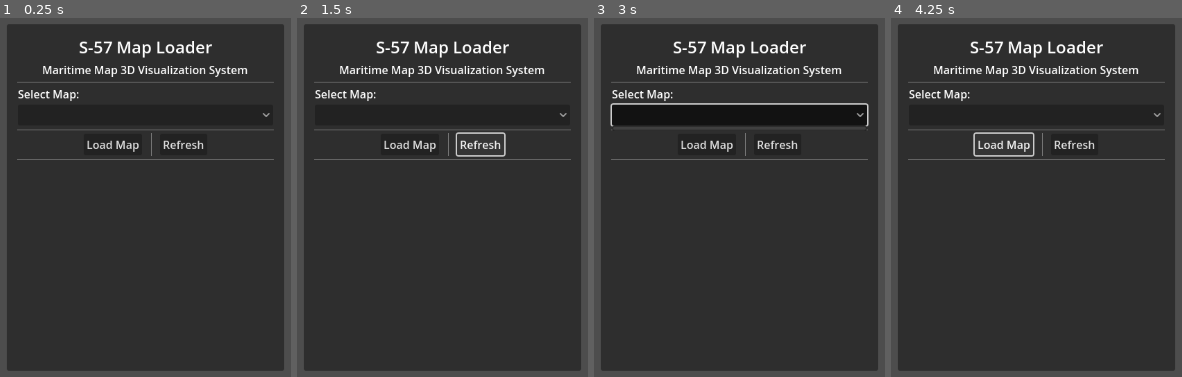
Above: before the commit, frames 1-4 (left to right).
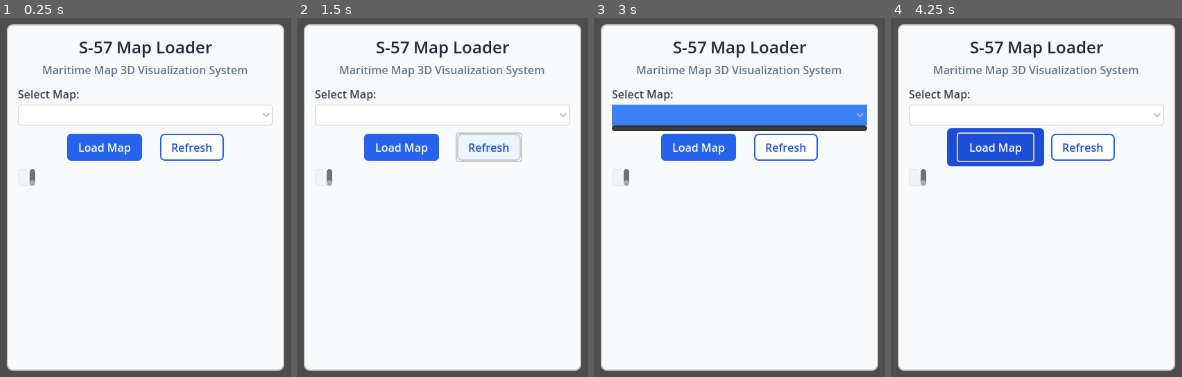
Above: after the commit, the same moments.

Repository: teakdemir/Godot_S57
Game: Godot game, scene res://scenes/WORLD/Main.tscn
Two runs of this game, one before a commit and one after it. Both use one fixed random seed, a clock stepped at 60 frames per second and the inputs below. The project has no main scene, so this scene is started directly.
Inputs (mouse positions are in pixels of both pictures, inside the frame that each line leads up to):
- Up to frame 1 (0.25 s): no input
- Up to frame 2 (1.5 s): click "Refresh" at 0.5 s; click "Refresh" at 1.25 s
- Up to frame 3 (3 s): click "Refresh" at 2 s; click (739, 114) at 2.75 s
- Up to frame 4 (4.25 s): click "Load Map" at 3.5 s

The runs differ from the first frame. In frame 1, 92% of the frame differs, in the area x 2-98%, y 1-99%; in frame 2, 92%; in frame 3, 91%; in frame 4, 92%.

Commit message:
new UI v2

Diff:
--- a/godot_s57/Scripts/WORLD_sc/UI.gd
+++ b/godot_s57/Scripts/WORLD_sc/UI.gd
@@ -1,4 +1,3 @@
-# res://scripts/WORLD_sc/UI.gd
 extends Control
 
 signal map_selected(map_id: int)
--- a/godot_s57/scenes/WORLD/UI.tscn
+++ b/godot_s57/scenes/WORLD/UI.tscn
@@ -1,8 +1,113 @@
-[gd_scene load_steps=3 format=3 uid="uid://bxy5yokaue7dw"]
+[gd_scene load_steps=13 format=3 uid="uid://bxy5yokaue7dw"]
 
 [ext_resource type="Script" uid="uid://lpr03b0pbhcq" path="res://Scripts/WORLD_sc/UI.gd" id="1_hfun2"]
 
+[sub_resource type="StyleBoxFlat" id="StyleBoxFlat_hfun2"]
+bg_color = Color(0.972549, 0.980392, 0.988235, 1)
+border_width_left = 2
+border_width_top = 2
+border_width_right = 2
+border_width_bottom = 2
+corner_radius_top_left = 8
+corner_radius_top_right = 8
+corner_radius_bottom_right = 8
+corner_radius_bottom_left = 8
+
 [sub_resource type="Theme" id="Theme_hfun2"]
+
+[sub_resource type="StyleBoxFlat" id="StyleBoxFlat_0xted"]
+bg_color = Color(0.898039, 0.905882, 0.921569, 1)
+
+[sub_resource type="StyleBoxFlat" id="StyleBoxFlat_o2vlw"]
+bg_color = Color(0.231373, 0.509804, 0.964706, 1)
+
+[sub_resource type="StyleBoxFlat" id="StyleBoxFlat_1yv46"]
+content_margin_left = 12.0
+content_margin_top = 8.0
+content_margin_right = 32.0
+content_margin_bottom = 8.0
+bg_color = Color(1, 1, 1, 1)
+border_width_left = 1
+border_width_top = 1
+border_width_right = 1
+border_width_bottom = 1
+corner_radius_top_left = 4
+corner_radius_top_right = 4
+corner_radius_bottom_right = 4
+corner_radius_bottom_left = 4
+
+[sub_resource type="StyleBoxFlat" id="StyleBoxFlat_lwh8l"]
+bg_color = Color(0.113725, 0.305882, 0.847059, 1)
+border_color = Color(1, 1, 1, 1)
+corner_radius_top_left = 6
+corner_radius_top_right = 6
+corner_radius_bottom_right = 6
+corner_radius_bottom_left = 6
+expand_margin_left = 16.0
+expand_margin_top = 8.0
+expand_margin_right = 16.0
+expand_margin_bottom = 8.0
+
+[sub_resource type="StyleBoxFlat" id="StyleBoxFlat_pear7"]
+content_margin_left = 16.0
+content_margin_top = 8.0
+content_margin_right = 16.0
+content_margin_bottom = 8.0
+bg_color = Color(0.145098, 0.388235, 0.921569, 1)
+corner_radius_top_left = 6
+corner_radius_top_right = 6
+corner_radius_bottom_right = 6
+corner_radius_bottom_left = 6
+
+[sub_resource type="StyleBoxFlat" id="StyleBoxFlat_e21ly"]
+bg_color = Color(0.898039, 0.905882, 0.921569, 1)
+
+[sub_resource type="StyleBoxFlat" id="StyleBoxFlat_kmee7"]
+content_margin_left = 16.0
+content_margin_top = 8.0
+content_margin_right = 16.0
+content_margin_bottom = 8.0
+bg_color = Color(0.921569, 0.956863, 1, 1)
+border_width_left = 2
+border_width_top = 2
+border_width_right = 2
+border_width_bottom = 2
+corner_radius_top_left = 6
+corner_radius_top_right = 6
+corner_radius_bottom_right = 6
+corner_radius_bottom_left = 6
+
+[sub_resource type="StyleBoxFlat" id="StyleBoxFlat_6gqgc"]
+content_margin_left = 16.0
+content_margin_top = 8.0
+content_margin_right = 16.0
+content_margin_bottom = 8.0
+bg_color = Color(1, 1, 1, 1)
+border_width_left = 2
+border_width_top = 2
+border_width_right = 2
+border_width_bottom = 2
+border_color = Color(0.145098, 0.388235, 0.921569, 1)
+corner_radius_top_left = 6
+corner_radius_top_right = 6
+corner_radius_bottom_right = 6
+corner_radius_bottom_left = 6
+
+[sub_resource type="StyleBoxFlat" id="StyleBoxFlat_o6err"]
+content_margin_left = 12.0
+content_margin_top = 12.0
+content_margin_right = 12.0
+content_margin_bottom = 12.0
+bg_color = Color(0.945098, 0.960784, 0.976471, 1)
+border_width_left = 1
+border_width_top = 1
+border_width_right = 1
+border_width_bottom = 1
+border_color = Color(0.886275, 0.909804, 0.941176, 1)
+corner_radius_top_left = 4
+corner_radius_top_right = 4
+corner_radius_bottom_right = 4
+corner_radius_bottom_left = 4
 
 [node name="Ui" type="Control"]
 layout_mode = 3
@@ -27,6 +132,7 @@
 offset_bottom = 20.0
 grow_horizontal = 2
 grow_vertical = 2
+theme_override_styles/panel = SubResource("StyleBoxFlat_hfun2")
 
 [node name="MarginContainer" type="MarginContainer" parent="Panel"]
 layout_mode = 1
@@ -51,33 +157,40 @@
 
 [node name="Title" type="Label" parent="Panel/MarginContainer/VBoxContainer/HeaderContainer"]
 layout_mode = 2
+theme_override_colors/font_color = Color(0.117647, 0.160784, 0.231373, 1)
 theme_override_font_sizes/font_size = 24
 text = "S-57 Map Loader"
 horizontal_alignment = 1
 
 [node name="SubTitle" type="Label" parent="Panel/MarginContainer/VBoxContainer/HeaderContainer"]
 layout_mode = 2
+theme_override_colors/font_color = Color(0.392157, 0.454902, 0.545098, 1)
 theme_override_font_sizes/font_size = 16
 text = "Maritime Map 3D Visualization System"
 horizontal_alignment = 1
 
 [node name="HSeparator" type="HSeparator" parent="Panel/MarginContainer/VBoxContainer"]
 layout_mode = 2
+theme_override_styles/separator = SubResource("StyleBoxFlat_0xted")
 
 [node name="SelectionContainer" type="VBoxContainer" parent="Panel/MarginContainer/VBoxContainer"]
 layout_mode = 2
 
 [node name="Select" type="Label" parent="Panel/MarginContainer/VBoxContainer/SelectionContainer"]
 layout_mode = 2
+theme_override_colors/font_color = Color(0.215686, 0.254902, 0.317647, 1)
 theme_override_font_sizes/font_size = 16
 text = "Select Map:"
 
 [node name="OptionButton" type="OptionButton" parent="Panel/MarginContainer/VBoxContainer/SelectionContainer"]
 custom_minimum_size = Vector2(350, 30)
 layout_mode = 2
+theme_override_styles/focus = SubResource("StyleBoxFlat_o2vlw")
+theme_override_styles/normal = SubResource("StyleBoxFlat_1yv46")
 
 [node name="HSeparator2" type="HSeparator" parent="Panel/MarginContainer/VBoxContainer/SelectionContainer"]
 layout_mode = 2
+theme_override_styles/separator = SubResource("StyleBoxFlat_0xted")
 
 [node name="ButtonContainer" type="HBoxContainer" parent="Panel/MarginContainer/VBoxContainer"]
 layout_mode = 2
@@ -86,19 +199,29 @@
 
 [node name="LoadMap" type="Button" parent="Panel/MarginContainer/VBoxContainer/ButtonContainer"]
 layout_mode = 2
+theme_override_colors/font_hover_color = Color(1, 1, 1, 1)
+theme_override_colors/font_color = Color(1, 1, 1, 1)
+theme_override_styles/hover = SubResource("StyleBoxFlat_lwh8l")
+theme_override_styles/normal = SubResource("StyleBoxFlat_pear7")
 text = "Load Map"
 
 [node name="VSeparator" type="VSeparator" parent="Panel/MarginContainer/VBoxContainer/ButtonContainer"]
 custom_minimum_size = Vector2(10, 0)
 layout_mode = 2
+theme_override_styles/separator = SubResource("StyleBoxFlat_e21ly")
 
 [node name="Refresh" type="Button" parent="Panel/MarginContainer/VBoxContainer/ButtonContainer"]
 layout_mode = 2
+theme_override_colors/font_hover_color = Color(0.113725, 0.305882, 0.847059, 1)
+theme_override_colors/font_color = Color(0.113725, 0.305882, 0.847059, 1)
+theme_override_styles/hover = SubResource("StyleBoxFlat_kmee7")
+theme_override_styles/normal = SubResource("StyleBoxFlat_6gqgc")
 text = "Refresh
 "
 
 [node name="HSeparator2" type="HSeparator" parent="Panel/MarginContainer/VBoxContainer"]
 layout_mode = 2
+theme_override_styles/separator = SubResource("StyleBoxFlat_0xted")
 
 [node name="ScrollContainer" type="ScrollContainer" parent="Panel/MarginContainer/VBoxContainer"]
 layout_mode = 2
@@ -106,5 +229,6 @@
 
 [node name="InfoLabel" type="RichTextLabel" parent="Panel/MarginContainer/VBoxContainer/ScrollContainer"]
 layout_mode = 2
+theme_override_styles/normal = SubResource("StyleBoxFlat_o6err")
 bbcode_enabled = true
 scroll_following = true
